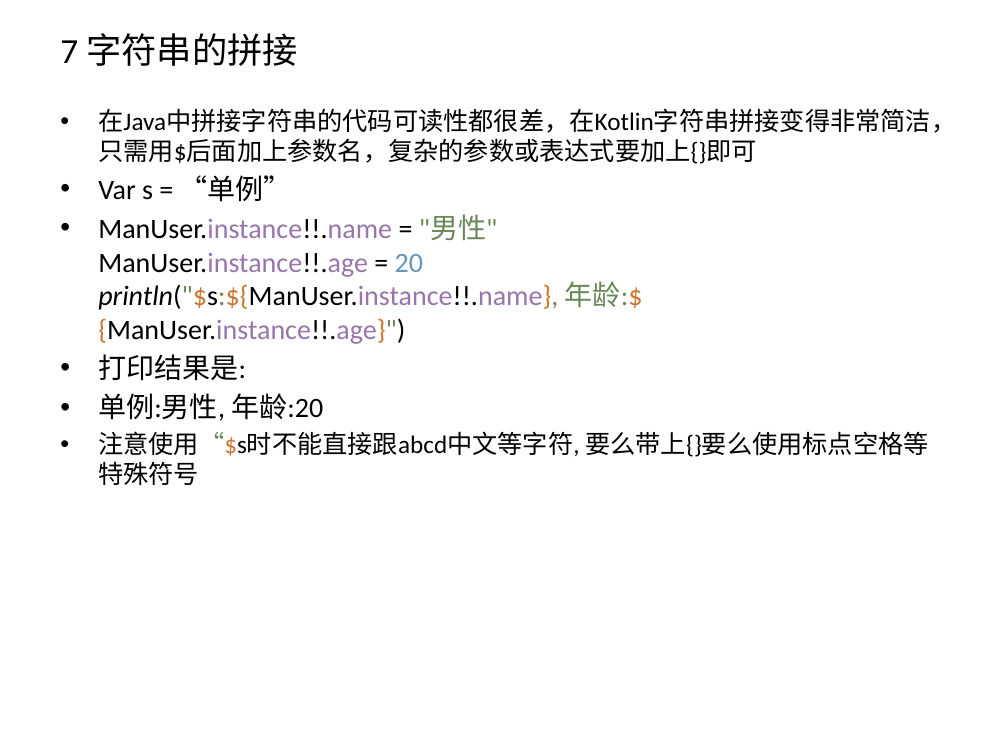
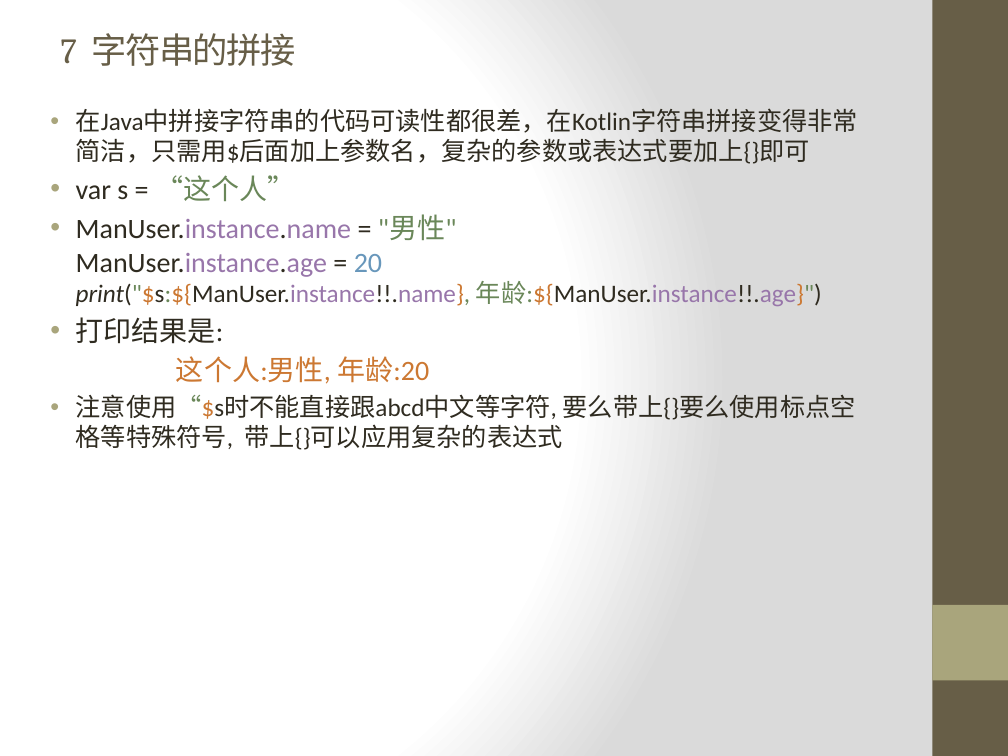
Before and after one commit to zxf2871/KotlinStudy, a slide deck: slide 11 of Kotlin初探.pptx. Drawn at 1008x756 pixels with LibreOffice and Linux fonts; fonts in the diff are those of the drawing. Boxes give left, top, right and bottom in pixels: in the first picture for what was removed or moved away, otherwise in the second. Text is boxed around its words. In the diff, an @@ line names an element or a change of style, - is before the commit and + after.

```diff
--- a/Kotlin初探.pptx
+++ b/Kotlin初探.pptx
@@ background #FFFFFF to gradient #FFFFFF to #DADADA @@
@@ rectangle added at [932, 0, 1008, 756], fill #675E47 @@
@@ title "7 字符串的拼接" at [60, 33, 296, 66]: font Calibri to Cambria, text colour #000000 to #675E47, letter spacing 0 to -1 pt @@
@@ text "在Java中拼接字符串的代码可读性都很差，在Kotlin字符串拼接变得非常简洁，只需用$后面加上参数名，复杂的参数或表达 ...": place and size @@
-text "在Java中拼接字符串的代码可读性都很差，在Kotlin字符串拼接变得非常简洁，只需用$后面加上参数名，复杂的参数或表达 ..." at [98, 108, 956, 485]
+text "在Java中拼接字符串的代码可读性都很差，在Kotlin字符串拼接变得非常简洁，只需用$后面加上参数名，复杂的参数或表达 ..." at [76, 108, 858, 450]
@@ text at [76, 108, 858, 344]: text colour #000000 to #2F2B20 in "在Java中拼接字符串的代码可读性都很差，在Kotlin字符串拼接变得非常简洁，只需用$后面加上参数名，复杂的参数或表达 ...", "打印结果是:"; indent changed @@
@@ text at [76, 175, 822, 306]: text changed; size 20 to 18 pt; text colour #000000 to #2F2B20 @@
-• Var s = “单例”
-• ManUser.instance!!.name = "男性"
-  ManUser.instance!!.age = 20
-  println("$s:${ManUser.instance!!.name}, 年龄:${ManUser.instance!!.age}")
+• var s = “这个人”
+• ManUser.instance.name = "男性"
+  ManUser.instance.age = 20
+  print("$s:${ManUser.instance!!.name}, 年龄:${ManUser.instance!!.age}")
@@ text at [76, 356, 856, 450]: text changed; text colour #000000 to #2F2B20 @@
-• 单例:男性, 年龄:20
-• 注意使用“$s时不能直接跟abcd中文等字符, 要么带上{}要么使用标点空格等特殊符号
+这个人:男性, 年龄:20
+• 注意使用“$s时不能直接跟abcd中文等字符, 要么带上{}要么使用标点空格等特殊符号, 带上{}可以应用复杂的表达式
@@ rectangle added at [932, 605, 1008, 680], fill #A9A57C @@
```
Also in this commit, not shown: 34 other slides changed, 1 slide removed, 1 other file.
